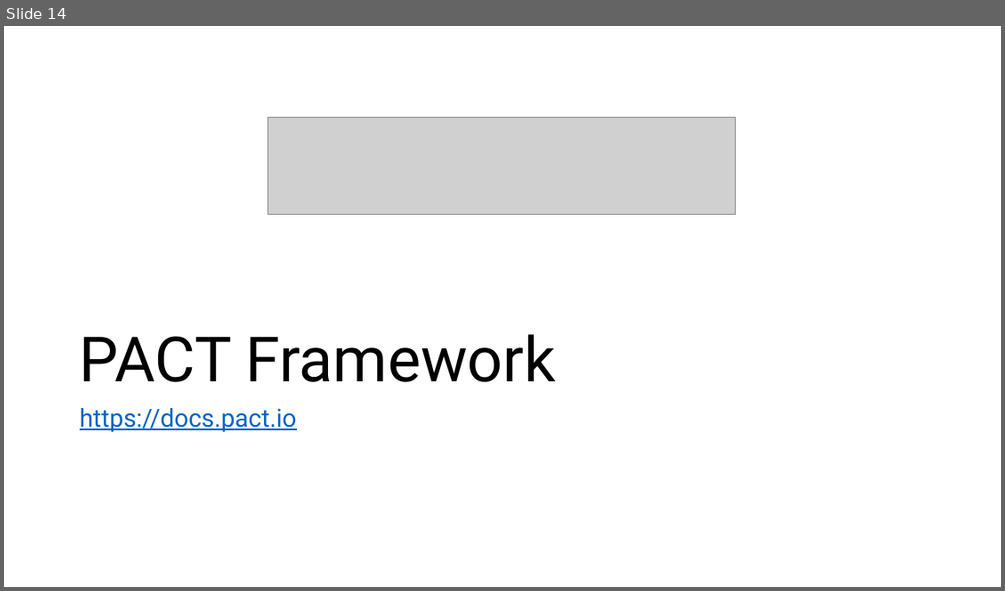
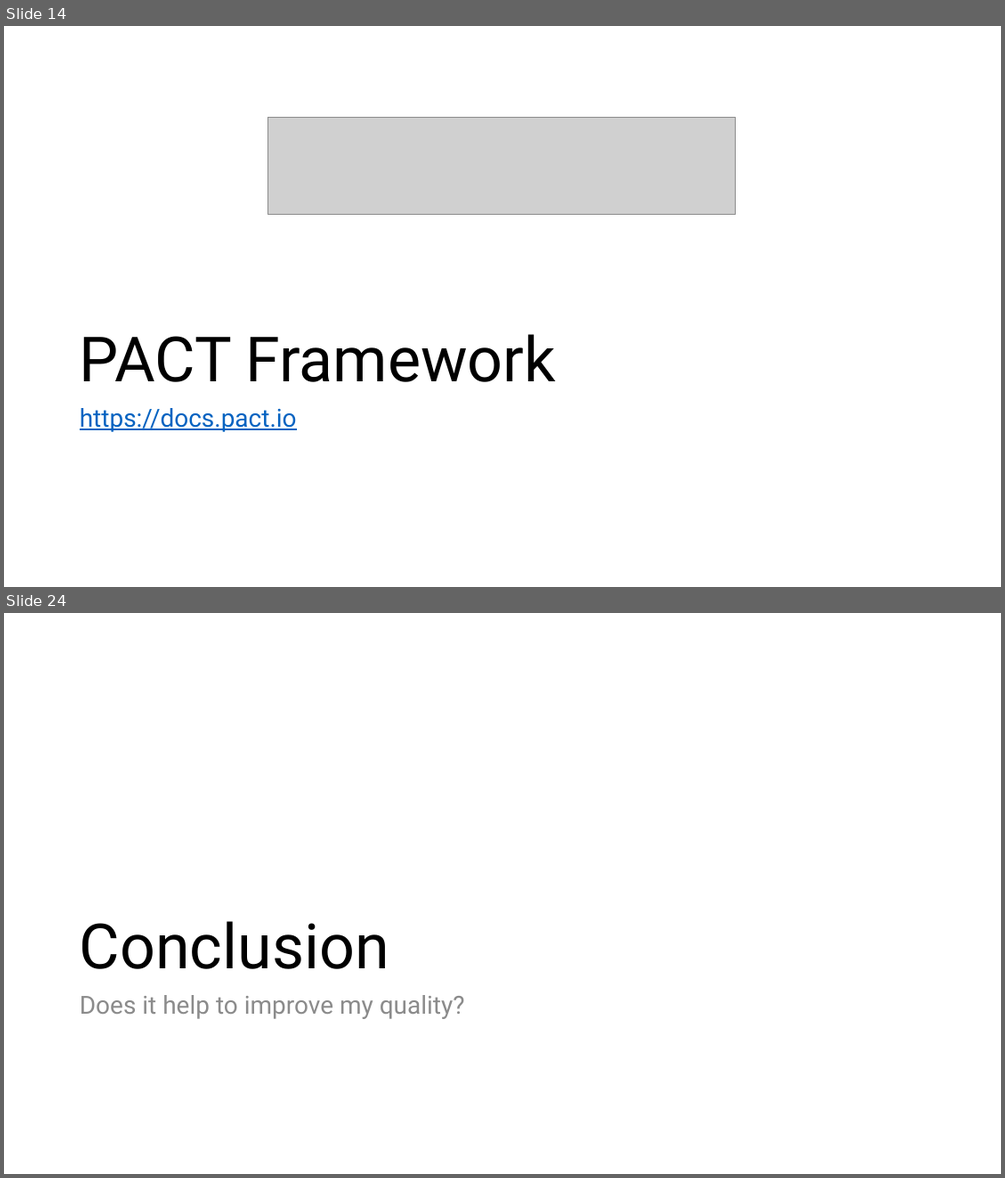
Before and after one commit to m4cx/consumer-driven-contract-testing-pact, a slide deck: powerpoint/Consumer-Driven Contract Tests using PACT.pptx. Shown one above the other, each under a label of ours: slide 14 before the commit, slides 14 and 24 after it; the slides between them are not shown. The pictures are 1005x591 and 1005x1178 pixels, drawn with LibreOffice and Linux fonts; fonts in the diff are those of the drawing; grey boxes stand for pictures. Boxes give left, top, right and bottom in pixels: in the first picture for what was removed or moved away, otherwise in the second. Text is boxed around its words. In the diff, an @@ line names an element or a change of style, - is before the commit and + after.

```diff
--- a/powerpoint/Consumer-Driven Contract Tests using PACT.pptx
+++ b/powerpoint/Consumer-Driven Contract Tests using PACT.pptx
@@ slide 24 added at (4, 613, 1001, 1174), background #FFFFFF @@
@@ title added at (80, 921, 389, 969), 60 pt, text #000000 @@
+Conclusion
@@ text added at (80, 995, 465, 1019), 24 pt, text #8C8C8C @@
+Does it help to improve my quality?
```
Also in this commit, not shown: 11 other slides added, 1 slide removed.
